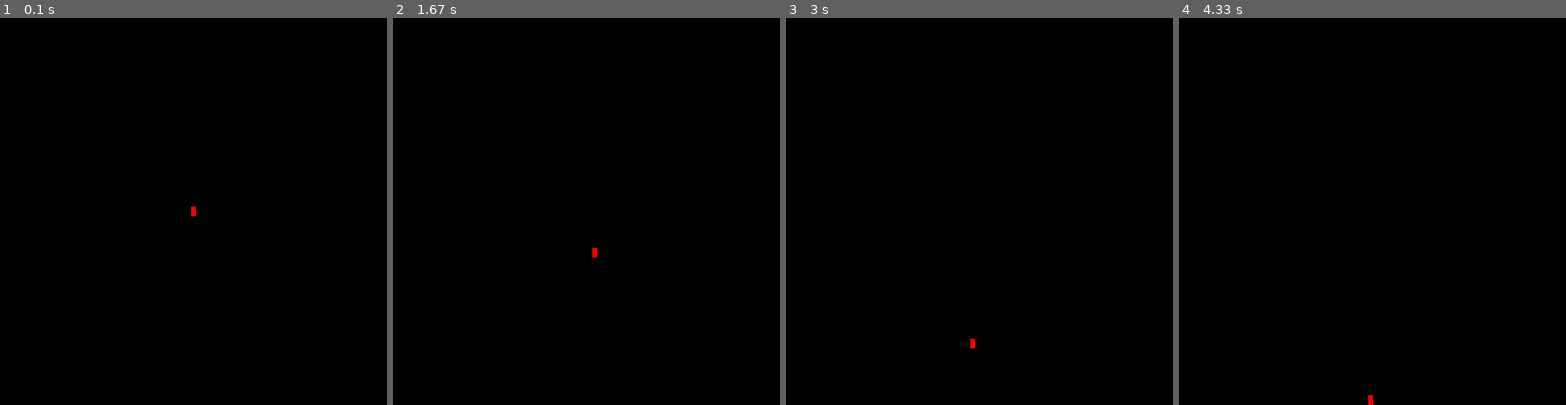
Above: before the commit, frames 1-4 (left to right).
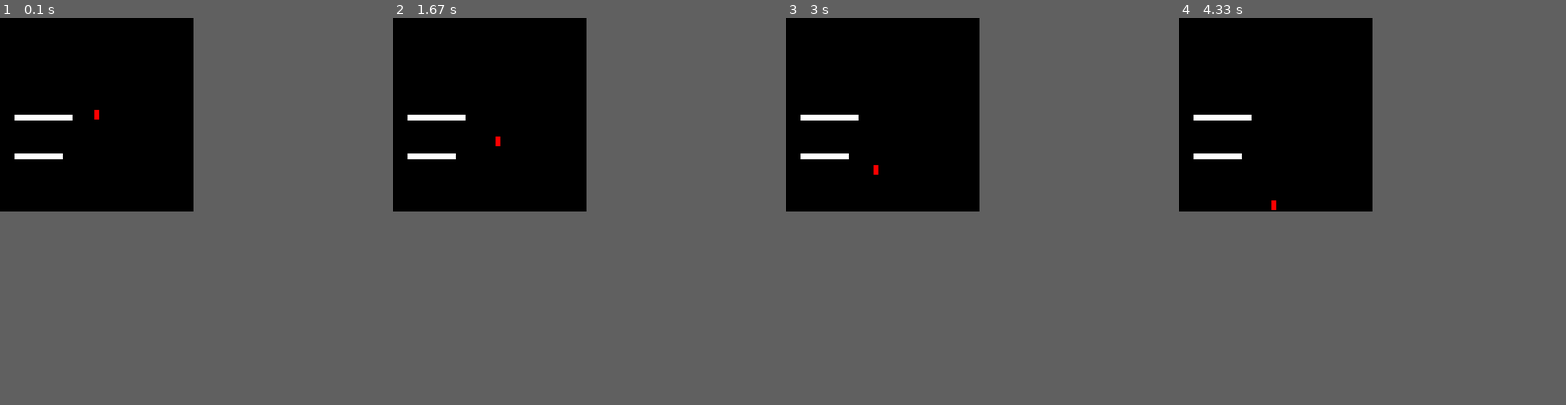
Above: after the commit, the same moments.

Repository: zadeviggers/12dts
Game: pygame game, started from python/glen-denham-simulator/glen-denham-simulator.py
Two runs of this game, one before a commit and one after it. Both use one fixed random seed, a clock stepped at 60 frames per second and the inputs below.
Inputs:
- Up to frame 1 (0.1 s): no input
- Up to frame 2 (1.67 s): hold Right 0.33-0.8 s; hold Up 0.83-1.13 s; hold Right 1.17-1.63 s
- Up to frame 3 (3 s): hold Left 1.67-2.2 s; hold Left 2.23-2.63 s; hold Up from 2.67 s (still down)
- Up to frame 4 (4.33 s): release Up at 3.03 s; hold Right 3.07-3.7 s; hold Left 3.73-4.2 s; hold Right from 4.23 s (still down)
In our replay, the window is 800x800 before the commit and 400x400 after it. These sizes can differ from the game's own. Grey fills any space a smaller window leaves; there, only what the larger window draws over its background counts as a difference.

The runs differ from the first frame. In frame 1, 0.5% of the frame differs, in the area x 3-51%, y 23-52%; in frame 2, 0.5%; in frame 3, 0.5%; in frame 4, 0.5%.

Commit message:
platform colisions
Signed-off-by: Zade Viggers <zade.viggers@gmail.com>

Diff:
--- a/python/glen-denham-simulator/glen-denham-simulator.py
+++ b/python/glen-denham-simulator/glen-denham-simulator.py
@@ -1,4 +1,3 @@
-from cmath import rect
 import json
 import os
 import sys
@@ -7,14 +6,15 @@
 
 # Game settings
 window_title = "Glen Denham Simulator"
-gravity = 3
+background_colour = (0, 0, 0)
+gravity = 2
 drag = 2
 player_height = 20
 player_width = 10
 player_colour = (255, 0, 0)
-player_jump_height = 0.8
+player_jump_height = 0.4
 player_walk_speed = 3
-player_max_speed = [15, 1600]
+player_max_speed = [6, 1]
 allowed_jump_amount = 3
 levels = []
 with open(os.path.join(sys.path[0], "levels.json")) as f:
@@ -22,12 +22,13 @@
 
 
 # Variables
-player_velocity = [0, 0]
-player_position = [0, 0]
-jumps_remaining = allowed_jump_amount
+player_x_velocity = 0
+player_y_velocity = 0
+player_x_position = 0
+player_y_position = 0
+player_jumps_remaining = allowed_jump_amount
 game_is_running = True
 previous_time = time()
-player_is_on_ground = False
 current_level = None
 
 
@@ -43,37 +44,35 @@
     # Update window title
     pygame.display.set_caption(window_title + " - " + current_level["name"])
 
+    return current_level
+
 
 # Start pygame
 pygame.init()
 
-
 # Load the level
-load_level(0)
+current_level = load_level(0)
+
 
 # Get the window
 window = pygame.display.get_surface()
 
 # Start player in center
-player_position[0] = (window.get_width()//2)-(player_width//2)
-player_position[1] = (window.get_height()//2)-(player_height//2)
+player_x_position = (window.get_width()//2)-(player_width//2)
+player_y_position = (window.get_height()//2)-(player_height//2)
 
 # Game loop
 while game_is_running:
+    # Setup #
+
     # Calculate delta time for physics calculations
     current_time = time()
     delta_time = current_time - previous_time
     previous_time = current_time
 
-    # Keep track of it player is grounded
-    if player_position[1] == window.get_height()-player_height:
-        player_is_on_ground = True
-    else:
-        player_is_on_ground = False
-
     # Reset jump counter if player is on ground
-    if player_is_on_ground:
-        jumps_remaining = allowed_jump_amount
+    if player_y_position == window.get_height()-player_height:
+        player_jumps_remaining = allowed_jump_amount
 
     # Loop over events that have happened
     for event in pygame.event.get():
@@ -84,68 +83,133 @@
             # Jumping should only happen is a key was pressed down, not if it's held.
             if event.key == pygame.K_UP:
                 # If the player has jumps left
-                if jumps_remaining > 0:
+                if player_jumps_remaining > 0:
                     # Player Y position is from the top of the screen down, so subtracting makes it go up
-                    player_velocity[1] = player_jump_height * -1
+                    player_y_velocity = player_jump_height * -1
 
                     # Decrement the remaining jumps counter
-                    jumps_remaining -= 1
+                    player_jumps_remaining -= 1
 
     keys = pygame.key.get_pressed()
+
+    # Player movement #
 
     # Movement left
     if keys[pygame.K_LEFT]:
-        player_velocity[0] -= player_walk_speed * delta_time
+        player_x_velocity -= player_walk_speed * delta_time
     # Movement right
     if keys[pygame.K_RIGHT]:
-        player_velocity[0] += player_walk_speed * delta_time
+        player_x_velocity += player_walk_speed * delta_time
 
     # Apply gravity
     # Player Y position is from the top of the screen down, so adding makes it go down
-    player_velocity[1] += gravity * delta_time
+    player_y_velocity += gravity * delta_time
 
     # Apply drag
-    if player_velocity[0] > 0:
-        player_velocity[0] -= drag * delta_time
-    elif player_velocity[0] < 0:
-        player_velocity[0] += drag * delta_time
+    if player_x_velocity > 0:
+        player_x_velocity -= drag * delta_time
+    elif player_x_velocity < 0:
+        player_x_velocity += drag * delta_time
 
     # Clamp velocity
-    if abs(player_velocity[0]) > player_max_speed[0]:
-        if player_velocity[0] > 0:
-            player_velocity[0] = player_max_speed[0]
-        elif player_velocity[0] < 0:
-            player_velocity[0] = player_max_speed[0] * -1
-
-    if abs(player_velocity[1]) > player_max_speed[1]:
-        if player_velocity[1] > 0:
-            player_velocity[1] = player_max_speed[1]
-        elif player_velocity[1] < 0:
-            player_velocity[1] = player_max_speed[1] * -1
+    if abs(player_x_velocity) > player_max_speed[0]:
+        if player_x_velocity > 0:
+            player_x_velocity = player_max_speed[0]
+        elif player_x_velocity < 0:
+            player_x_velocity = player_max_speed[0] * -1
+
+    if abs(player_y_velocity) > player_max_speed[1]:
+        if player_y_velocity > 0:
+            player_y_velocity = player_max_speed[1]
+        elif player_y_velocity < 0:
+            player_y_velocity = player_max_speed[1] * -1
 
     # Apply velocity
-    player_position[0] += player_velocity[0]
-    player_position[1] += player_velocity[1]
+    player_x_position += player_x_velocity
+    player_y_position += player_y_velocity
+
+    # Colision detection #
+
+    # With screen edges
 
     # Stop player falling off screen
-    if player_position[1] >= window.get_height()-player_height:
-        player_position[1] = window.get_height()-player_height
-        player_velocity[1] = 0
+    if player_y_position >= window.get_height()-player_height:
+        player_y_position = window.get_height()-player_height
+        player_y_velocity = 0
 
     # Stop player walking off screen
-    if player_position[0] < 0:
-        player_position[0] = 0
-        player_velocity[0] = 0
-    if player_position[0] > window.get_width() - player_width:
-        player_position[0] = window.get_width() - player_width
-        player_velocity[0] = 0
+    if player_x_position < 0:
+        player_x_position = 0
+        player_x_velocity = 0
+    if player_x_position > window.get_width() - player_width:
+        player_x_position = window.get_width() - player_width
+        player_x_velocity = 0
+
+    # With platforms
+    for platform in current_level["layout"]["platforms"]:
+
+        # If the player could be coliding with the platform on the X axis...
+        if player_x_position + player_width > platform["x"] and player_x_position < platform["x"] + platform["width"]:
+
+            # If the player is moving down...
+            if player_y_velocity > 0:
+
+                # And they're inside the platform...
+                if player_y_position + player_height > platform["y"] and player_y_position + player_height < platform["y"] + platform["height"]:
+
+                    # Reset their position to the bottom side of the platform
+                    player_y_position = platform["y"] - player_height
+                    player_y_velocity = 0
+
+                    # Since the player is standing on something, also reset their remaining jumps
+                    player_jumps_remaining = allowed_jump_amount
+
+            # If the player is moving up...
+            elif player_y_velocity < 0:
+
+                # And they're inside the platform...
+                if player_y_position < platform["y"] + platform["height"] and player_y_position > platform["y"]:
+
+                    # Reset their position to the top side of the platform
+                    player_y_position = platform["y"] + platform["height"]
+                    player_y_velocity = 0
+
+        # If the player could be coliding with the platform on the Y axis...
+        if player_y_position + player_height > platform["y"] and player_y_position < platform["y"] + platform["height"]:
+
+            # If the player is moving right...
+            if player_x_velocity > 0:
+
+                # And they're inside the platform...
+                if player_x_position + player_width > platform["x"] and player_x_position + player_width < platform["x"] + platform["width"]:
+
+                    # Reset their position to the left side of the platform
+                    player_x_position = platform["x"] - player_width
+                    player_x_velocity = 0
+
+            # If the player is moving left...
+            elif player_x_velocity < 0:
+
+                # And they're inside the platform...
+                if player_x_position < platform["x"] + platform["width"] and player_x_position > platform["x"]:
+
+                    # Reset their position to the right side of the platform
+                    player_x_position = platform["x"] + platform["width"]
+                    player_x_velocity = 0
+
+    # Drawing #
 
     # Clear window
-    window.fill((0, 0, 0))
+    window.fill(background_colour)
+
+    # Draw platforms
+    for platform in current_level["layout"]["platforms"]:
+        pygame.draw.rect(window, current_level["layout"]["platform_colour"],
+                         (platform["x"], platform["y"], platform["width"], platform["height"]))
 
     # Draw the player
     pygame.draw.rect(window, player_colour,
-                     (player_position[0], player_position[1], player_width, player_height))
+                     (player_x_position, player_y_position, player_width, player_height))
 
     # Render all changes
     pygame.display.update()
--- a/python/glen-denham-simulator/levels.json
+++ b/python/glen-denham-simulator/levels.json
@@ -1,19 +1,26 @@
 [
-  {
-    "name": "Level 1",
-    "window": {
-      "width": 800,
-      "height": 800
-    },
-    "layout": {
-      "platforms": [
-        {
-          "x": 10,
-          "y": 10,
-          "width": 15,
-          "height": 3
-        }
-      ]
-    }
-  }
+	{
+		"name": "Level 1",
+		"window": {
+			"width": 400,
+			"height": 400
+		},
+		"layout": {
+			"platform_colour": [255, 255, 255],
+			"platforms": [
+				{
+					"x": 30,
+					"y": 280,
+					"width": 100,
+					"height": 12
+				},
+				{
+					"x": 30,
+					"y": 200,
+					"width": 120,
+					"height": 12
+				}
+			]
+		}
+	}
 ]
